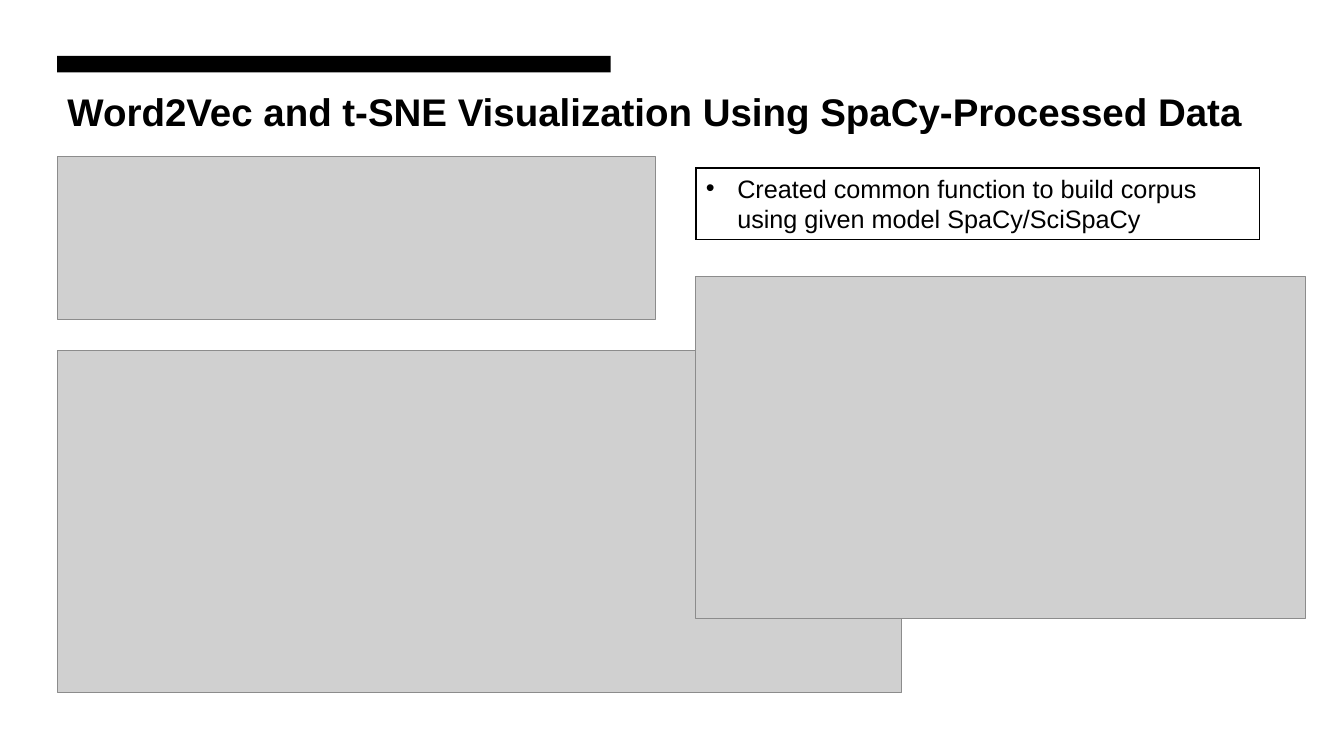
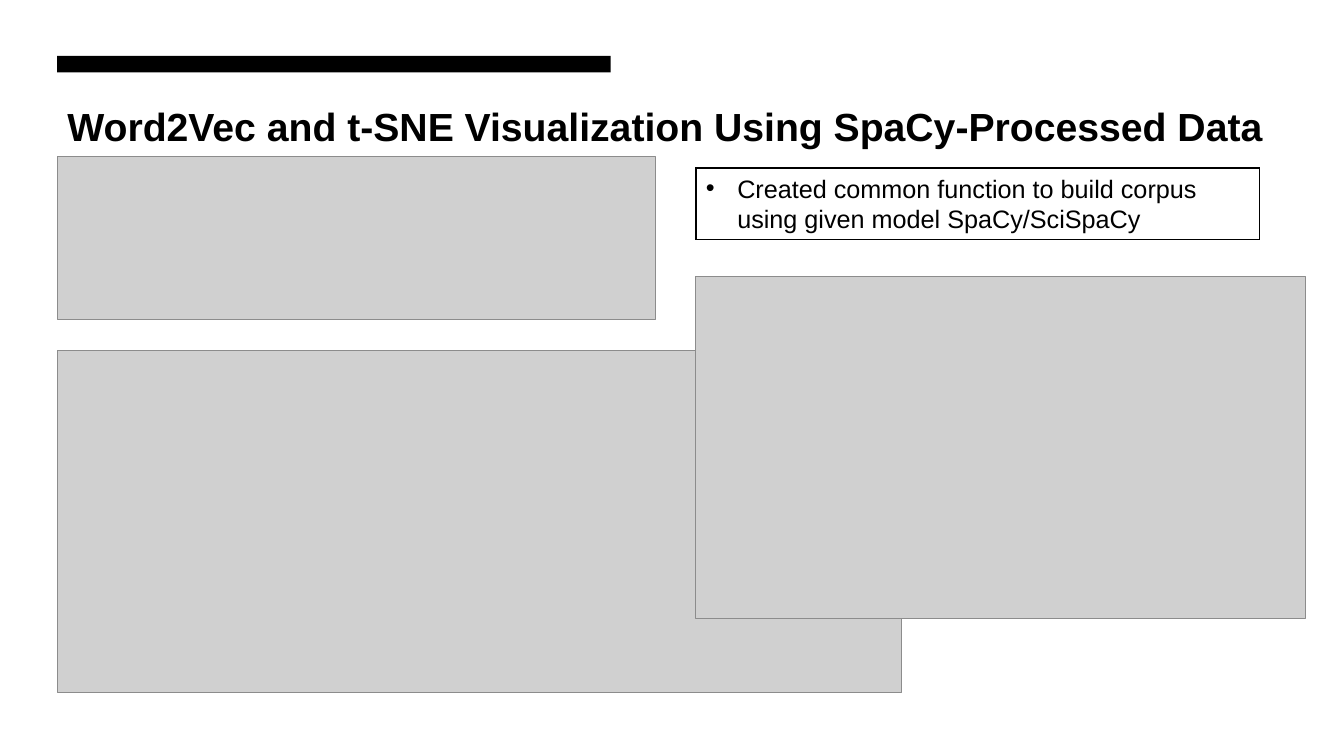
Before and after one commit to AnkitaSavaliya/AIH, a slide deck: slide 8 of MIMIC-III NLP.pptx (slide 7 before the commit). Drawn at 1344x756 pixels with LibreOffice and Linux fonts; fonts in the diff are those of the drawing; grey boxes stand for pictures. Boxes give left, top, right and bottom in pixels: in the first picture for what was removed or moved away, otherwise in the second. Text is boxed around its words. In the diff, an @@ line names an element or a change of style, - is before the commit and + after.

```diff
--- a/MIMIC-III NLP.pptx
+++ b/MIMIC-III NLP.pptx
@@ text "Word2Vec and t-SNE Visualization Using ..." at [67,112,1262,149]: size 27.5 to 28 pt; vertical alignment top to middle @@
```
Also in this commit, not shown: 6 other slides changed, 1 slide added, 1 other file.
